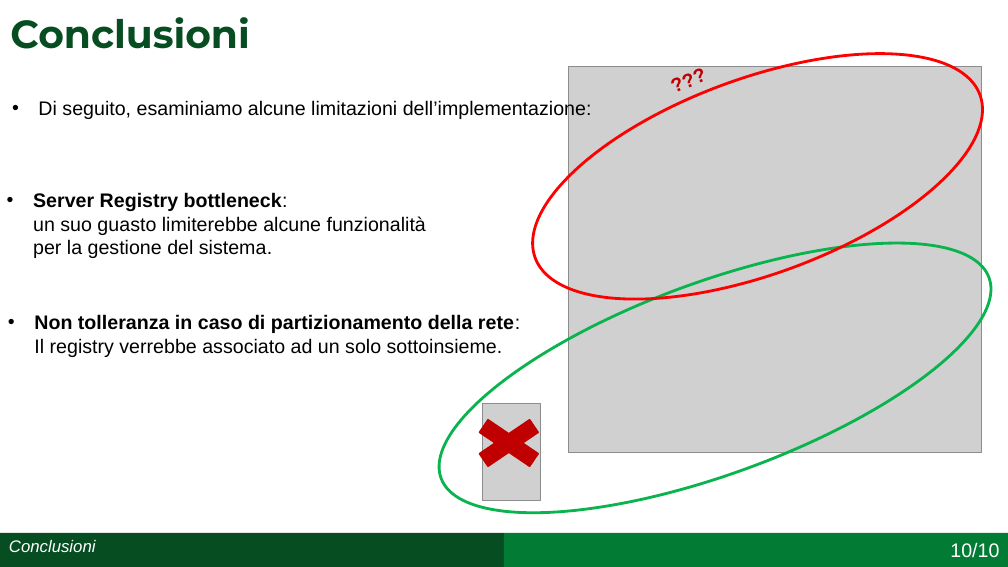
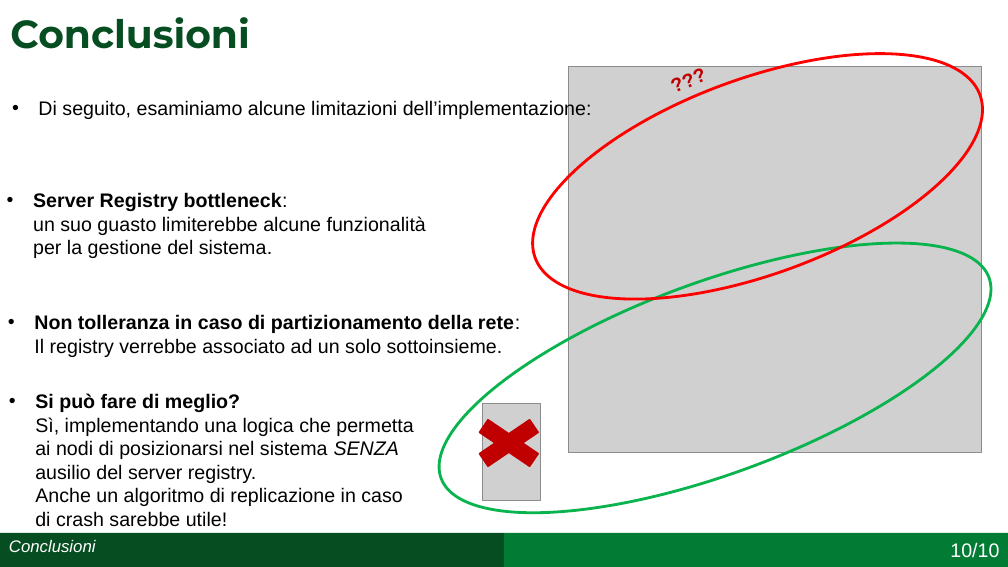
Before and after one commit to simonefesta/Chord_SDCC, a slide deck: slide 17 of Documentazione/Presentazione/Presentazione_Chord_Festa_0320408.pptx. Drawn at 1008x567 pixels with LibreOffice and Linux fonts; fonts in the diff are those of the drawing; grey boxes stand for pictures. Boxes give left, top, right and bottom in pixels: in the first picture for what was removed or moved away, otherwise in the second. Text is boxed around its words. In the diff, an @@ line names an element or a change of style, - is before the commit and + after.

```diff
--- a/Documentazione/Presentazione/Presentazione_Chord_Festa_0320408.pptx
+++ b/Documentazione/Presentazione/Presentazione_Chord_Festa_0320408.pptx
@@ text added at (35, 393, 413, 527), 14 pt, text #000000 @@
+• Si può fare di meglio?
+  Sì, implementando una logica che permetta ai nodi di posizionarsi nel sistema SENZA ausilio del server registry.
+  Anche un algoritmo di replicazione in caso di crash sarebbe utile!
```
Also in this commit, not shown: 3 other slides changed, 4 other files.
